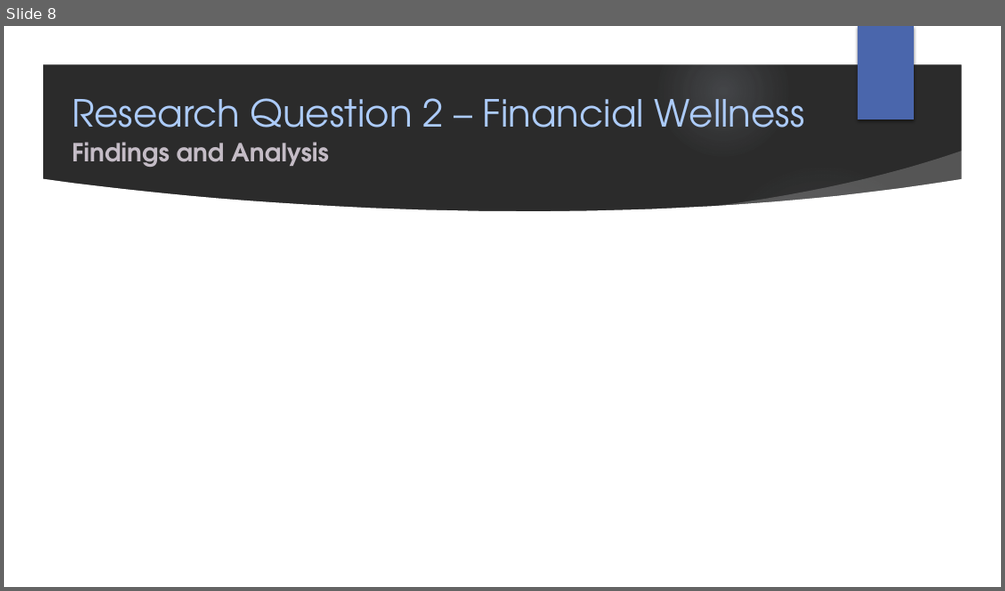
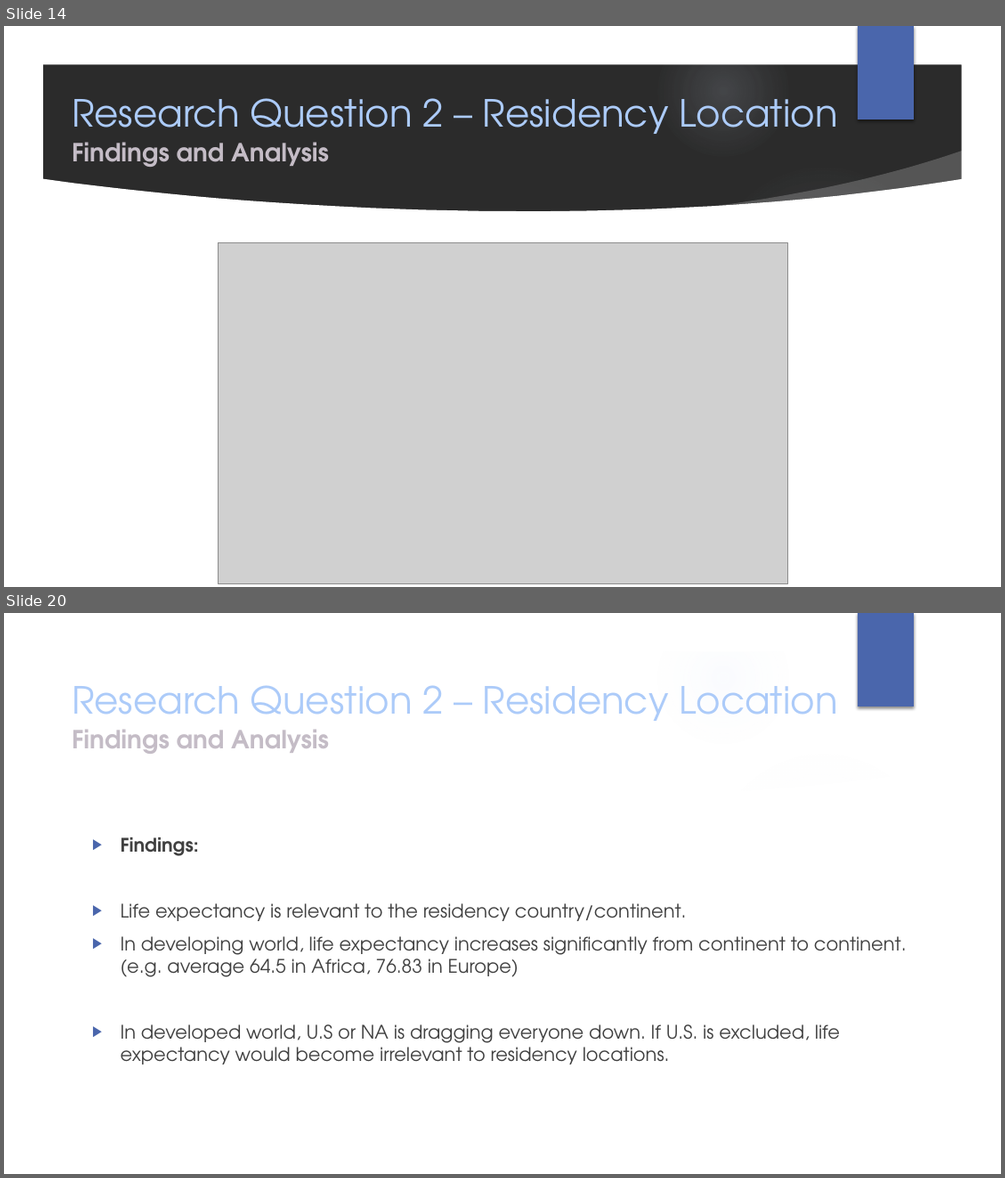
Before and after one commit to rachj14/project-one, a slide deck: Group-1-presentation.pptx. Shown one above the other, each under a label of ours: slide 8 before the commit, slides 14 and 20 after it; the slides between them are not shown. The pictures are 1005x591 and 1005x1178 pixels, drawn with LibreOffice and Linux fonts; fonts in the diff are those of the drawing; grey boxes stand for pictures; background and template pictures are left out; a plain dark background stands for a picture behind light text. Boxes give left, top, right and bottom in pixels: in the first picture for what was removed or moved away, otherwise in the second. Text is boxed around its words. In the diff, an @@ line names an element or a change of style, - is before the commit and + after.

```diff
--- a/Group-1-presentation.pptx
+++ b/Group-1-presentation.pptx
@@ slide 20 added at [4,613,1001,1174], background picture (left out); not listed: 9 template elements that a slide beside it also shows @@
@@ title added at [72,685,837,731], 36 pt, text #ACCBF9 @@
+Research Question 2 – Residency Location
@@ text added at [72,730,329,754], 24 pt, text #C4BCC6, bold @@
+Findings and Analysis
@@ text added at [121,837,906,1064], 18 pt, text #404040 @@
+▶ Findings:
+▶ Life expectancy is relevant to the residency country/continent.
+▶ In developing world, life expectancy increases significantly from continent to continent.(e.g. average 64.5 in Africa, 76.83 in Europe)
+▶ In developed world, U.S or NA is dragging everyone down. If U.S. is excluded, life expectancy would become irrelevant to residency locations.
@@ what was slide 8 is now slide 14 @@
@@ slide 14 changed as well @@
@@ title at [72,98,837,144]: text changed @@
-Research Question 2 – Financial Wellness
+Research Question 2 – Residency Location
@@ picture added at [218,243,788,584] @@
```
Also in this commit, not shown: 13 other slides changed, 20 other slides added, 1 other file.
